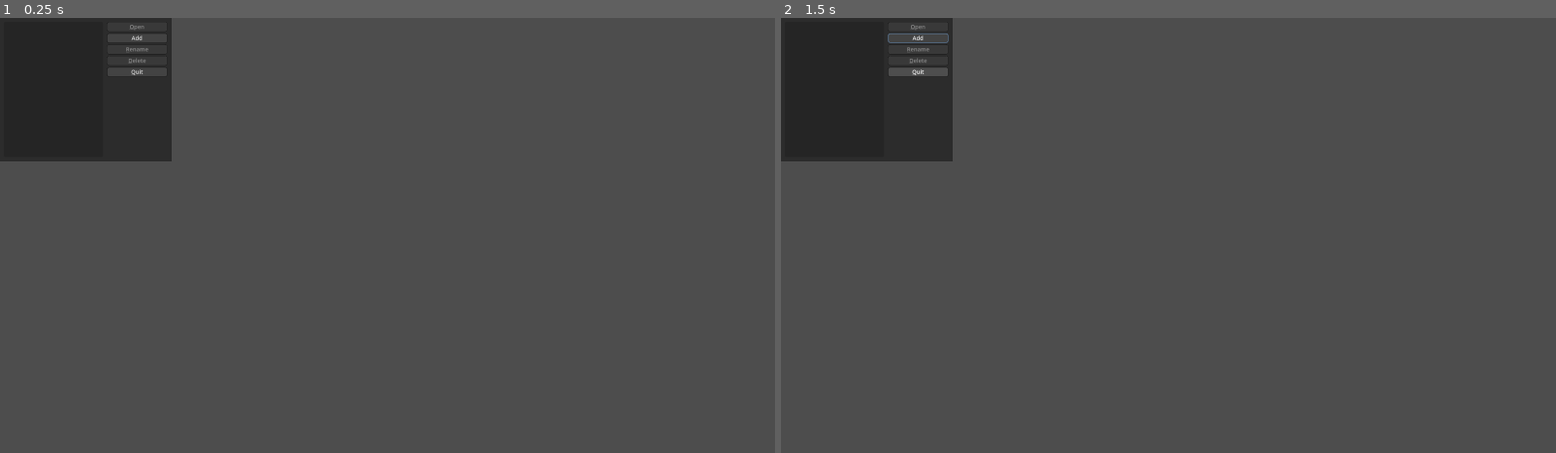
Above: before the commit, frames 1-2 (left to right).
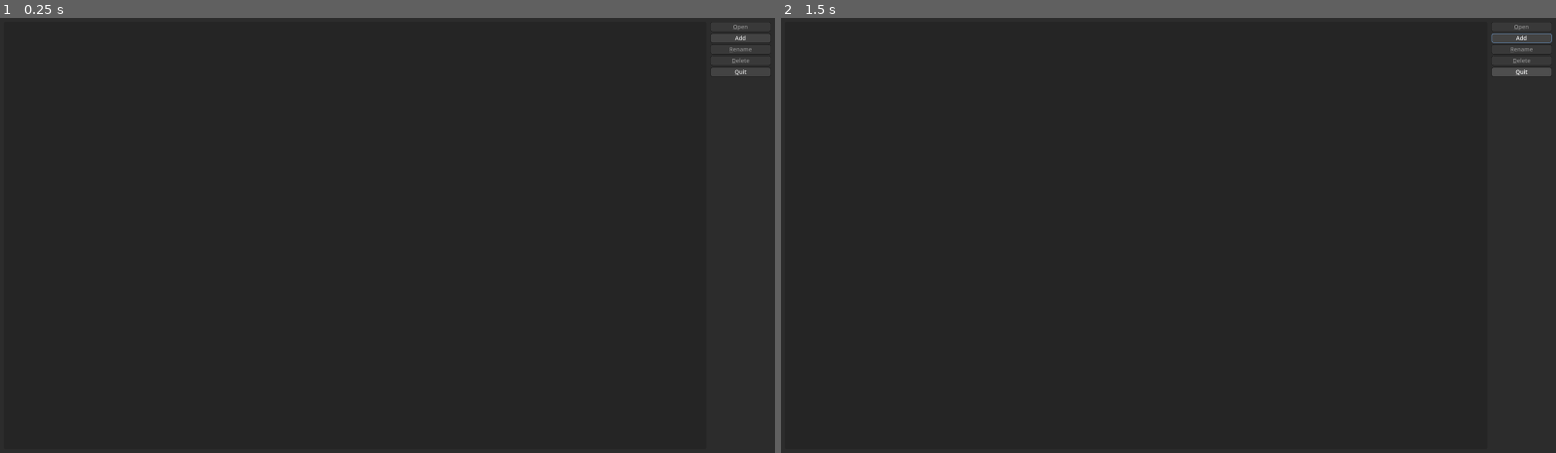
Above: after the commit, the same moments.

Repository: benjamintregilgas/godot_srs
Game: Godot game, scene res://scenes/profile_select/profile_select.tscn
Two runs of this game, one before a commit and one after it. Both use one fixed random seed, a clock stepped at 60 frames per second and the inputs below.
Inputs:
- Up to frame 1 (0.25 s): no input
- Up to frame 2 (1.5 s): click "[u]A[/u]dd" at 0.5 s; click "[u]Q[/u]uit" at 1.25 s

The runs differ from the first frame. In frame 1, 92% of the frame differs, in the area x 0-100%, y 0-100%; in frame 2, 92%.

Commit message:
fix: Fix switching scenes issue where controls don't properly update.

Diff:
--- a/godot_srs/core/window/window_manager.gd
+++ b/godot_srs/core/window/window_manager.gd
@@ -6,7 +6,7 @@
 
 ## Sets the window's title and size. [br]
 ## Performs a UI refresh to fix layout issues after resizing. [br]
-func set_window(title: String, size: Vector2i, centered: bool = true, min_size: Vector2i = Vector2i.ZERO, max_size: Vector2i = Vector2i.ZERO) -> void:
+func set_window(title: String, size: Vector2i, min_size: Vector2i = Vector2i.ZERO, max_size: Vector2i = Vector2i.ZERO) -> void:
 	# Wait for Godot-specific initialization before handling visual window changes.
 	await get_tree().process_frame
 	# Set title and size.
@@ -18,23 +18,40 @@
 	if max_size != Vector2i.ZERO:
 		DisplayServer.window_set_max_size(max_size)
 	# Center window on current display.
-	if centered:
-		var screen_size: Vector2i = DisplayServer.screen_get_size()
-		var window_size: Vector2i = DisplayServer.window_get_size()
-		var current_screen: int = DisplayServer.SCREEN_OF_MAIN_WINDOW
-		var screen_center = (screen_size - window_size) / 2
-		var new_position: Vector2i = DisplayServer.screen_get_position(current_screen) + screen_center
-		DisplayServer.window_set_position(new_position)
-	# Ensure control nodes are updated upon resize.
-	await get_tree().process_frame
-	var root_control: Control = get_tree().current_scene as Control
-	if root_control:
-		root_control.size = Vector2(size)
+	_center_window()
+	#await get_tree().process_frame
+	#_refresh_root_control()
 
 
 ## Switches the current scene to [param path] if it exists.
 func switch_scene(path: String) -> void:
 	if ResourceLoader.exists(path):
 		get_tree().change_scene_to_file(path)
+		# Ensure control nodes are updated upon resize.
+		# Give Godot two frames to process:
+				# 1. scene attachment, and
+				# 2. layout settling.
+		await get_tree().process_frame
+		await get_tree().process_frame
+		_refresh_root_control()
+		_center_window()
 	else:
 		push_error("Scene not found: '%s'." % path)
+
+
+func _center_window() -> void:
+	var screen_size: Vector2i = DisplayServer.screen_get_size()
+	var window_size: Vector2i = DisplayServer.window_get_size()
+	var current_screen: int = DisplayServer.SCREEN_OF_MAIN_WINDOW
+	var screen_center = (screen_size - window_size) / 2
+	var new_position: Vector2i = DisplayServer.screen_get_position(current_screen) + screen_center
+	DisplayServer.window_set_position(new_position)
+
+
+func _refresh_root_control() -> void:
+	var root_control: Control = get_tree().current_scene as Control
+	if root_control:
+		root_control.size = DisplayServer.window_get_size()
+		root_control.set_anchors_and_offsets_preset(Control.PRESET_FULL_RECT)
+		root_control.queue_redraw()
+		#root_control.minimum_size_changed.emit()
--- a/godot_srs/scenes/main_screen/main_screen.gd
+++ b/godot_srs/scenes/main_screen/main_screen.gd
@@ -16,7 +16,6 @@
 	WindowManager.set_window(
 		"%s - GodotSRS" % current_profile_name,
 		Vector2i(1920, 1080),
-		true,
 		MIN_WINDOW_SIZE,
 		MAX_WINDOW_SIZE,
 	)
--- a/godot_srs/scenes/profile_select/profile_select.gd
+++ b/godot_srs/scenes/profile_select/profile_select.gd
@@ -35,7 +35,6 @@
 	WindowManager.set_window(
 		"Profiles",
 		Vector2i(425, 355),
-		true,
 		Vector2i(425, 155),
 	)
 	_refresh_profile_list()
